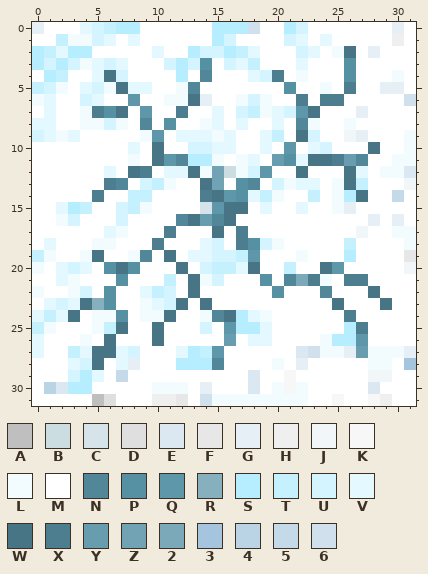
Two versions of one pixel-art sprite, new-game-project/Visual Assets/Backgrounds/Ice With Cracks Background Texture.png. The picture above is the old version.
The file is 32x32 pixels. Colours within 5 levels of each other are drawn and written as one.
Palette (. is transparent): A #bfbfbf  B #ccdde2  C #d6e3e8  D #dfdfdf  E #dbe8f1  F #e7e7e7  G #e6eff5  H #efefef  J #f1f6f9  K #f7f7f7  L #f2fcff  M #ffffff  N #518799  P #5690a3  Q #5e97aa  R #86b0be  S #b6edff  T #c5f1ff  U #d4f5ff  V #e3f9ff  W #477585  X #4c7e8f  Y #689daf  Z #72a3b4  2 #7ca9b9  3 #a4c5dd  4 #bad3e5  5 #c5dae9  6 #d0e1ed
Pixels before, first column x 0:
 0 GMMMVUTSSMMMMMMSSS6MMSUMMMMMMMGM
 1 MMTLLUVMVMMMMMMSUMMMMUVMVMMMMMHM
 2 STVSSMMMMMVMMSUUSTVMMMUVMLWMGMMM
 3 SUSULVUVMMMUSUPMUVTMMMVMMMPMMMMM
 4 MSTMMVWUMMMMSMNMMMVUXMLMMMPMMMLM
 5 TULMVULWVVMMLNMMMMMMMPMMLMXMMGGM
 6 LVMMUVMMQMMLLWGMMLULMMXMXXMMMMM6
 7 MVMMLXPWMQMMXMMVMUTLVUQWMMMGMMMM
 8 VVMMLLULMNMPMMLVMVMMVMNLMMLMMMMM
 9 UVLVMMMMMLQMVVVLVMMVTMWUMMJGMMML
10 MMMMMMMMVMWMMUUVVMMVMQMVUMMMWMML
11 MMMMMMMMLMWQNSSLMLVMYPVWWXYNMMLL
12 MMMMMMVMWXMVVWLZBLUQMMWMMMWVMLLE
13 MMMMMMXNMUTLMMWZMPNMULVVMLWTMMMJ
14 MMMMMXMMTTMMMMXWQPVTLMMTMLSWMM5M
15 MMVSTMMUTLMMMMCQWWMVMMVMMLGMMMMM
16 MMLUMMMUMMMMNWYNWMMMMMMMMMMMGMGM
17 MMMMMMVLMMMXMMMWMXMMMMMMMMMJMMLL
18 MVMMMLLMMMXMMMVUMXPULMMMMMTMMMML
19 TLMMLWMMLNMWMVVUUTQMMMLMMMSMMMMF
20 LMVUVMPWPMMMWMUTTVWMMTMMWQMMMMMJ
21 MMVLMMMPMMMTMWLUMMMPMN2XLMXXMMMM
22 LMMLUMPMMVTUMWMMMMMMPMMMNMMMWMMM
23 MVUVWRPMMLVUWMWMMMMMMMMMMWMMMWMM
24 VTVWMLLPMLLWMMLNWSVLMMMMMMXMMMMM
25 TLMMMLTWMMWMMMUMQSSVMMMMMMSXMMMM
26 VMMMLMWMMMWMMMMMYMVVMMMMLSSQMMMM
27 VMMTVWWVUMMMVSTQMMMMMME6LLGYLLLG
28 MMMVUWMVGMMMSSSNMMMMLMGMMMMMLLM3
29 MMMUSVM5MMMMMMMMMMEMMKMMMMMMJJMM
30 M4ESSMMMMMLLLMGMMMEMLKLMMMMMEMMM
31 MMMMMADMMMHHFM6LLLLLLLLMMKMMKHMM
The same view after the edit:
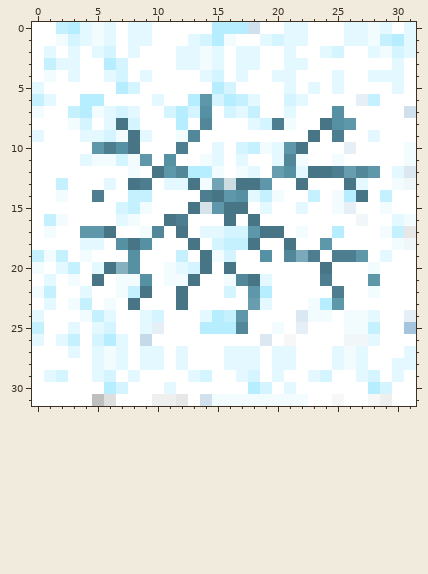
The edit:
y 0: x 0 G -> M; x 2..3 MM -> TS; x 5..9 UTSSM -> LVMVV; x 21..22 SU -> VV; x 26..31 MMMMGM -> VVLVMV
y 1: x 2..5 TLLU -> LUVL; x 9 M -> V; x 13..14 MM -> VU; x 16 U -> L; x 19..21 MMU -> VUV; x 24 V -> M; x 26..31 MMMMHM -> VVLTSV
y 2: x 0..6 STVSSMM -> MVMVMVU; x 8 M -> V; x 10 V -> M; x 12..17 MSUUST -> VVLVMV; x 21..26 MUVMLW -> VMMVUM; x 28..31 GMMM -> VLUV
y 3: x 0..7 SUSULVUV -> MTVVMMSU; x 11..16 USUPMU -> MVVLVM; x 18 T -> V; x 21 M -> V; x 26 P -> M; x 30 M -> V
y 4: x 1..3 STM -> LMV; x 5..6 VW -> MV; x 9 M -> V; x 12 S -> M; x 14..15 NM -> VU; x 17..22 MVUXML -> VMMVVM; x 25..26 MP -> VM; x 28..30 MML -> VVV
y 5: x 0..2 TUL -> VMM; x 4..9 VULWVV -> MMMSUM; x 12..13 LN -> MM; x 15..16 MM -> SU; x 21 P -> V; x 23..26 MLMX -> VMVM; x 29..30 GG -> MV
y 6: x 0 L -> T; x 4..5 UV -> SS; x 8 Q -> M; x 10..19 MLLWGMMLUL -> VMMSQUSTVM; x 21..22 MX -> UV; x 24..25 XX -> MM; x 27..28 MM -> GT; x 31 6 -> M
y 7: x 0..1 MV -> LM; x 3..9 MLXPWMQ -> TSLVUVM; x 11..17 MXMMVMU -> USUPMUV; x 19..23 LVUQW -> MMVMM; x 25 M -> P; x 27 G -> M; x 31 M -> 6
y 8: x 0..1 VV -> MM; x 3..9 MLLULMN -> LUMVWUM; x 11..12 PM -> MS; x 14..15 LV -> NM; x 17..26 VMMVMNLMML -> MVUXLMMWPQ
y 9: x 0..10 UVLVMMMMMLQ -> VMMMVVULWVM; x 12..16 VVVLV -> LNMMM; x 19..20 VT -> MM; x 22..23 WU -> MW; x 25..28 MJGM -> XMMV; x 31 L -> M
y 10: x 5..8 MMMV -> QXPW; x 10 W -> M; x 12..14 MUU -> XMM; x 16..20 VMMVM -> MUTLV; x 22..24 MVU -> WMM; x 26 M -> G; x 28 W -> M
y 11: x 4..7 MMMM -> VLLU; x 9..15 MWQNSSL -> QMPMMLV; x 17..18 LV -> VM; x 20..27 YPVWWXYN -> VNLMMLMM; x 30 L -> M
y 12: x 6 V -> M; x 8..16 WXMVVWLZB -> LMWQNSSLM; x 18..30 UQMMWMMMWVMLL -> VMYPVWWXYNQMV
y 13: x 2 M -> T; x 6..14 XNMUTLMMW -> VMWXMVVWL; x 16..23 MPNMULVV -> BWWQMMWM; x 25 L -> M; x 27 T -> V; x 30 M -> L
y 14: x 2 M -> L; x 29..30 M5 -> TM
y 15: x 2..4 VST -> MMM; x 13 M -> W; x 29 M -> L
y 16: x 1 M -> T; x 3 U -> M; x 7..8 UM -> VL; x 11..15 MNWYN -> WXMMM; x 18 M -> W; x 27..28 MG -> JM; x 30..31 GM -> VL
y 17: x 1 M -> L; x 4..7 MMVL -> QQWM; x 9..12 MMXM -> LNMW; x 14..20 MWMXMMM -> VVUUQWW; x 22 M -> L; x 25 M -> S; x 27 J -> M; x 29..31 MLL -> LTF
y 18: x 1 V -> M; x 4..10 MLLMMMX -> VVMPWPM; x 13..14 MV -> WM; x 16..21 MXPULM -> TTWMMW; x 24 M -> Q; x 26 T -> M; x 30..31 ML -> LJ
y 19: x 2 M -> T; x 5 W -> M; x 8..9 LN -> PM; x 11..15 WMVVU -> MTMWL; x 17..19 TQM -> MMP; x 21..23 MLM -> N2X; x 25..27 MSM -> XXQ; x 29 M -> V; x 31 F -> M
y 20: x 3..7 UVMPW -> TMVWR; x 11..18 MWMUTTVW -> LVUWMWMM; x 21 T -> M; x 25 Q -> M; x 28 M -> L; x 31 J -> M
y 21: x 1..2 MV -> VM; x 5 M -> W; x 7..9 PMM -> LLP; x 11..12 TM -> LL; x 14..19 LUMMMP -> MMLNWV; x 21..24 N2XL -> MMMX; x 26..28 XXM -> MMQ
y 22: x 1 M -> T; x 3..4 LU -> MV; x 6..13 PMMVTUMW -> MLTWMMWM; x 16 M -> U; x 18..20 MMP -> QSM; x 24..25 NM -> MX; x 28 W -> L
y 23: x 2..6 UVWRP -> MLTML; x 8..11 MLVU -> WMMM; x 14 W -> M; x 18..19 MM -> YV; x 23..25 MMW -> LSQ; x 29 W -> M
y 24: x 1..7 TVWMLLP -> MMMLTVM; x 9..11 LLW -> VUM; x 14..19 LNWSVL -> VSTQMM; x 22..24 MMM -> ELL; x 26..28 XMM -> LLV; x 31 M -> G
y 25: x 1 L -> M; x 3 M -> V; x 5..7 LTW -> VUM; x 9..10 MW -> VG; x 14..20 UMQSSVM -> SSSNMML; x 22 M -> G; x 26..28 SXM -> LLT; x 31 M -> 3
y 26: x 2..7 MMLMWM -> VTMUSV; x 9..10 MW -> 5M; x 16 Y -> M; x 18..19 VV -> ME; x 21 M -> K; x 24..28 LSSQM -> MMJJV
y 27: x 0 V -> M; x 3..6 TVWW -> VMVL; x 8..10 UMM -> MVV; x 13..18 STQMMM -> MMMVVV; x 20..31 MME6LLGYLLLG -> VVMMMVLVMMMV
y 28: x 3..6 VUWM -> MMVL; x 8..10 GMM -> MVV; x 12..18 SSSNMMM -> VMMMVVV; x 20..22 LMG -> VVM; x 25..31 MMMLLM3 -> VLVMMVV
y 29: x 1..4 MMUS -> VUMM; x 6..8 M5M -> UMV; x 13..14 MM -> VU; x 17..18 ME -> VU; x 20..21 MK -> VM; x 23..24 MM -> VU; x 27..30 MJJM -> VUMV
y 30: x 1..4 4ESS -> MMMM; x 6..7 MM -> SU; x 10..12 LLL -> MVM; x 14 G -> M; x 18..22 EMLKL -> SUMVM; x 28..29 EM -> SU
